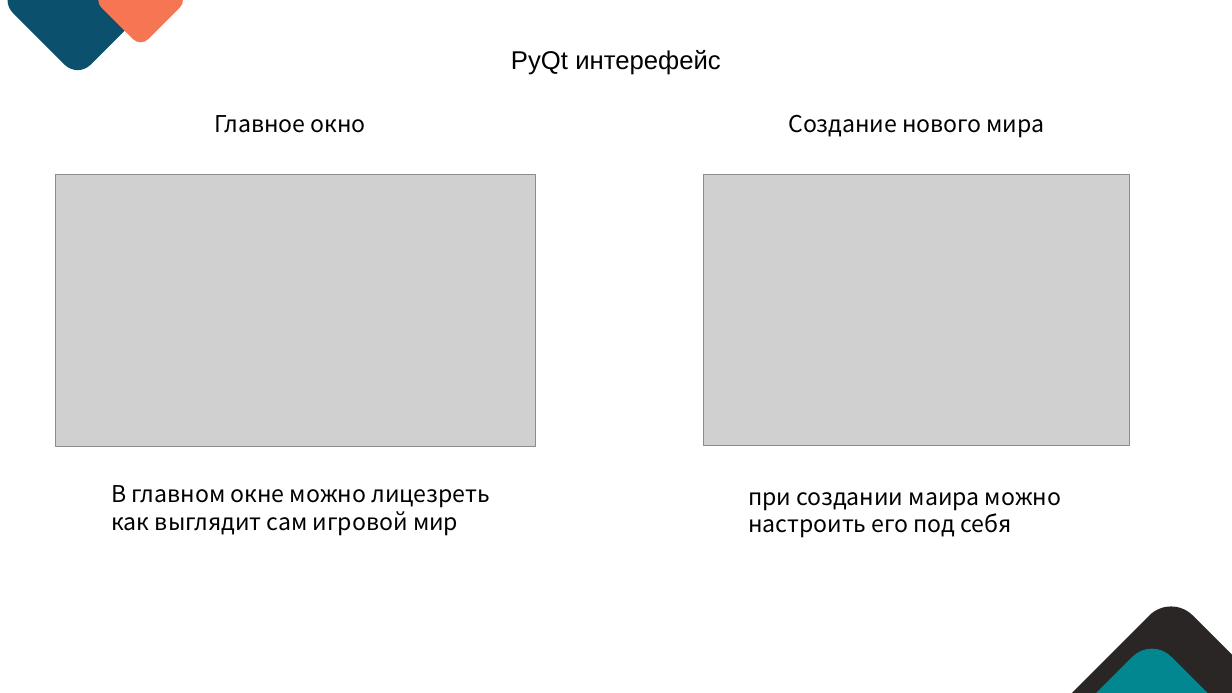
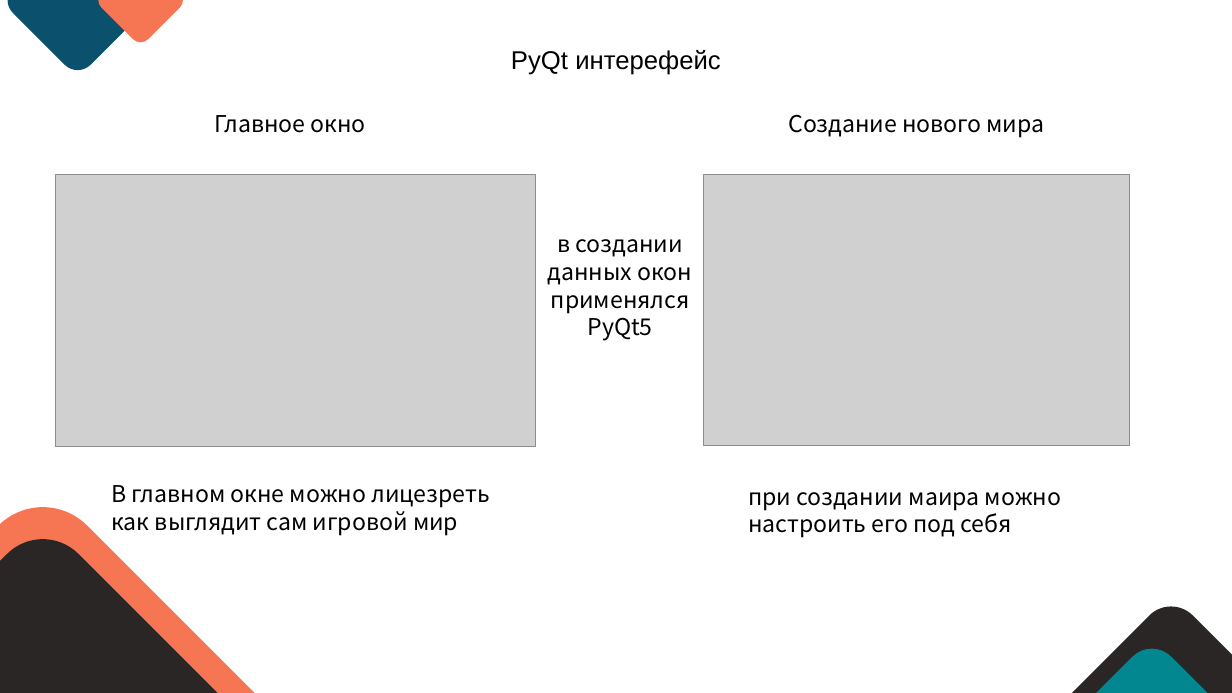
Before and after one commit to Listoker/starve_survival, a slide deck: slide 4 of проект starvesurvival.pptx (slide 3 before the commit). Drawn at 1232x693 pixels with LibreOffice and Linux fonts; fonts in the diff are those of the drawing; grey boxes stand for pictures. Boxes give left, top, right and bottom in pixels: in the first picture for what was removed or moved away, otherwise in the second. Text is boxed around its words. In the diff, an @@ line names an element or a change of style, - is before the commit and + after.

```diff
--- a/проект starvesurvival.pptx
+++ b/проект starvesurvival.pptx
@@ text added at box(548, 239, 693, 341), 18 pt, text #000000 @@
+в создании данных окон применялся PyQt5
@@ rounded rectangle added at box(0, 481, 308, 693), fill #F67654 @@
@@ rounded rectangle added at box(0, 519, 257, 693), fill #2A2625 @@
```
Also in this commit, not shown: 6 other slides changed, 4 slides added, 3 slides removed, 2 other files.
